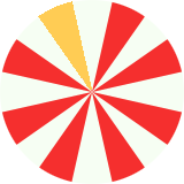
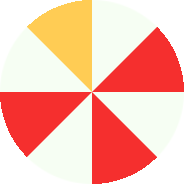
The second (184, 184) image is a revision of the first. Changes to its layers:
added layer "string_links #1" above "string_links" over (0, 27, 184, 184)
added layer "string_links" above "sterne #1" over (27, 0, 92, 92)
hid "sterne #1" over (1, 1, 183, 183)